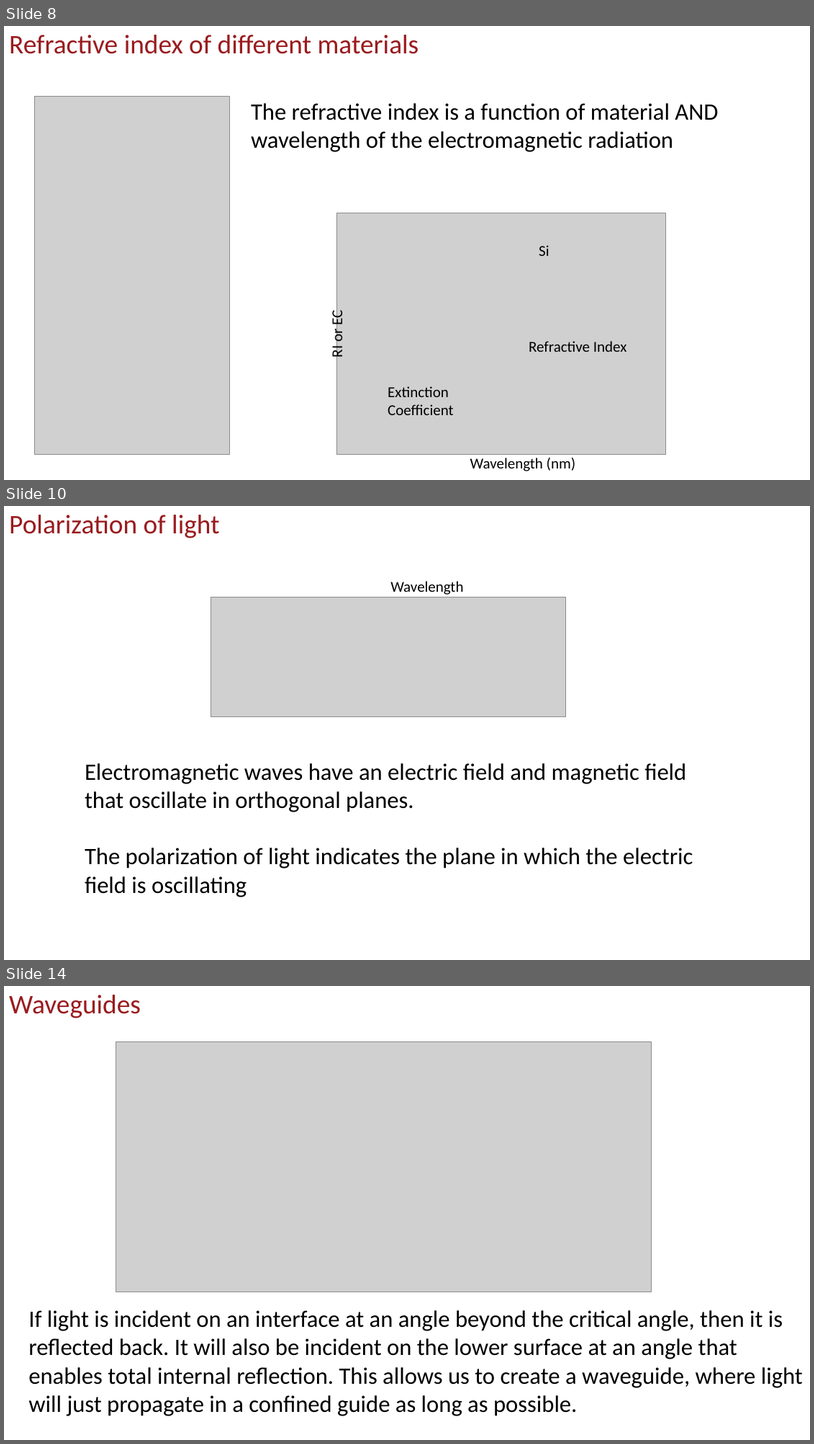
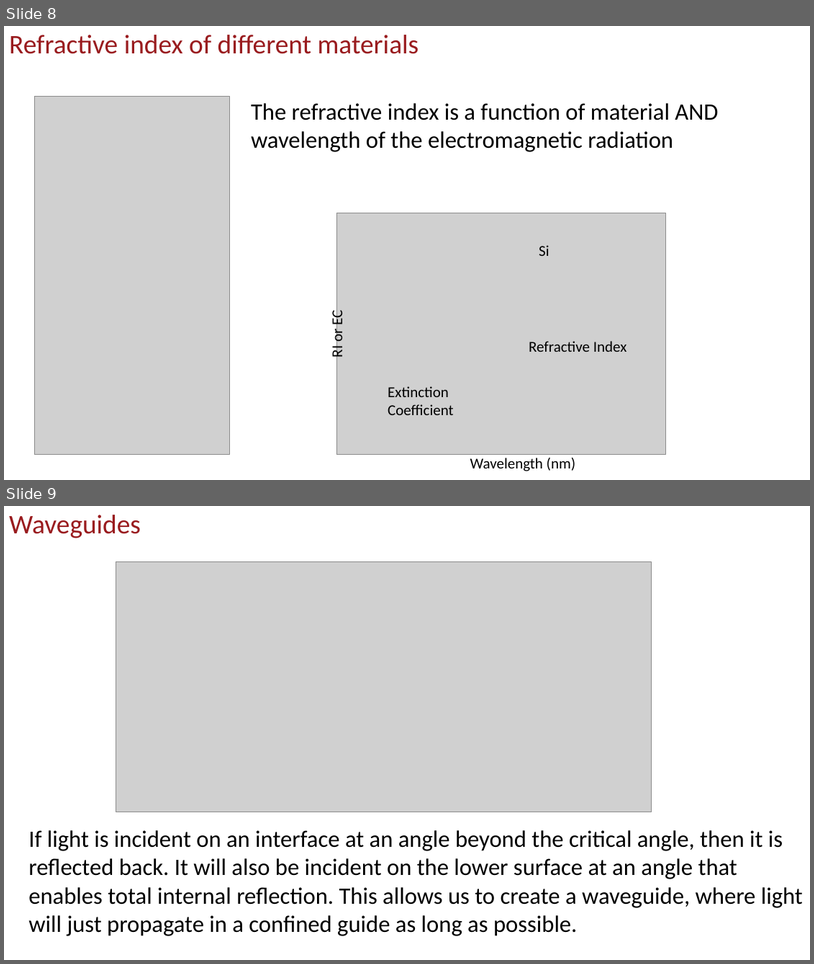
Before and after one commit to uscee105/ee105, a slide deck: assets/module-5-comm/mod-5-lecture-21-opt-comm.pptx. Shown one above the other, each under a label of ours: slides 8, 10 and 14 before the commit, slides 8 and 9 after it; the slides between them are not shown. The pictures are 814x1444 and 814x964 pixels, drawn with LibreOffice and Linux fonts; fonts in the diff are those of the drawing; grey boxes stand for pictures; background and template pictures are left out. Boxes give left, top, right and bottom in pixels: in the first picture for what was removed or moved away, otherwise in the second. Text is boxed around its words. In the diff, an @@ line names an element or a change of style, - is before the commit and + after.

```diff
--- a/assets/module-5-comm/mod-5-lecture-21-opt-comm.pptx
+++ b/assets/module-5-comm/mod-5-lecture-21-opt-comm.pptx
@@ slide 10 removed at [4,506,810,960], background #FFFFFF @@
@@ title removed at [9,515,219,538] @@
-Polarization of light
@@ text removed at [391,581,463,595] @@
-Wavelength
@@ picture removed at [211,597,566,716] @@
@@ text removed at [85,763,693,897] @@
-Electromagnetic waves have an electric field and magnetic field that oscillate in orthogonal planes.
-The polarization of light indicates the plane in which the electric field is oscillating
@@ what was slide 14 is now slide 9 @@
```
Also in this commit, not shown: 1 slide changed, 30 slides added, 4 other slides removed, 43 other files.
